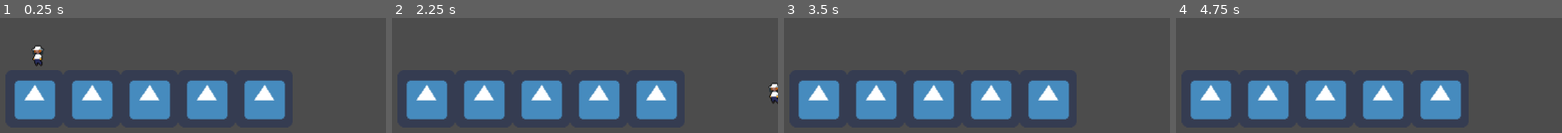
Above: before the commit, frames 1-4 (left to right).
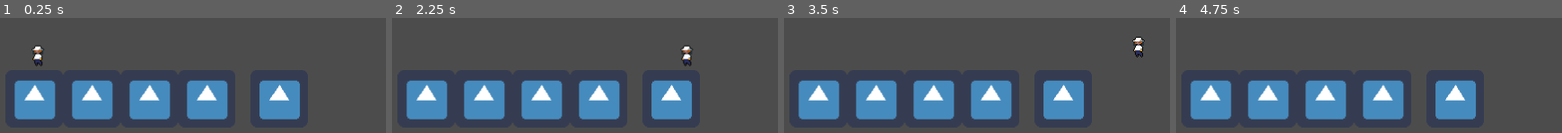
Above: after the commit, the same moments.

Repository: HollowTube/BeeGame
Game: Godot game, scene res://World.tscn
Two runs of this game, one before a commit and one after it. Both use one fixed random seed, a clock stepped at 60 frames per second and the inputs below. The engine's default icon, where the game draws it, is replaced by a stand-in: a white triangle on a blue panel in a dark square.
Inputs:
- Up to frame 1 (0.25 s): no input
- Up to frame 2 (2.25 s): tap Enter at 0.5 s; hold Right (ui_right) 0.53-2.03 s; tap Up (ui_up) at 0.77, 1.52 s; hold Left (ui_left) from 2.03 s (still down)
- Up to frame 3 (3.5 s): release Left (ui_left) at 2.78 s; hold Right (ui_right) from 2.78 s (still down); tap Up (ui_up) at 3.02 s
- Up to frame 4 (4.75 s): tap Up (ui_up) at 3.77, 4.52 s; tap Space at 4.25 s; release Right (ui_right) at 4.28 s; hold Left (ui_left) from 4.28 s (still down)

The runs differ from the first frame. In frame 1, 3.4% of the frame differs, in the area x 63-78%, y 53-89%; in frame 2, 4.1%, in the area x 63-100%, y 23-89%; in frame 3, 3.8%; in frame 4, 3.4%.

Commit message:
test2

Diff:
--- a/World.tscn
+++ b/World.tscn
@@ -74,7 +74,7 @@
 
 [node name="Floor5" type="StaticBody2D" parent="World"]
 editor/display_folded = true
-position = Vector2( 376.377, 246.692 )
+position = Vector2( 393.079, 246.692 )
 __meta__ = {
 "_edit_group_": true
 }
